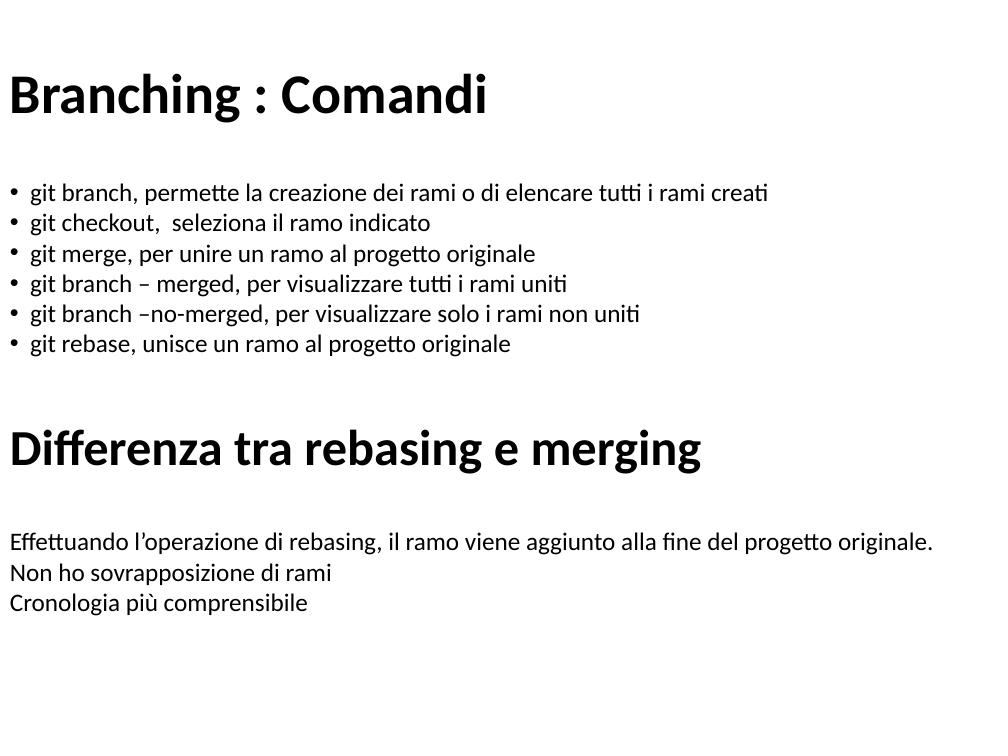
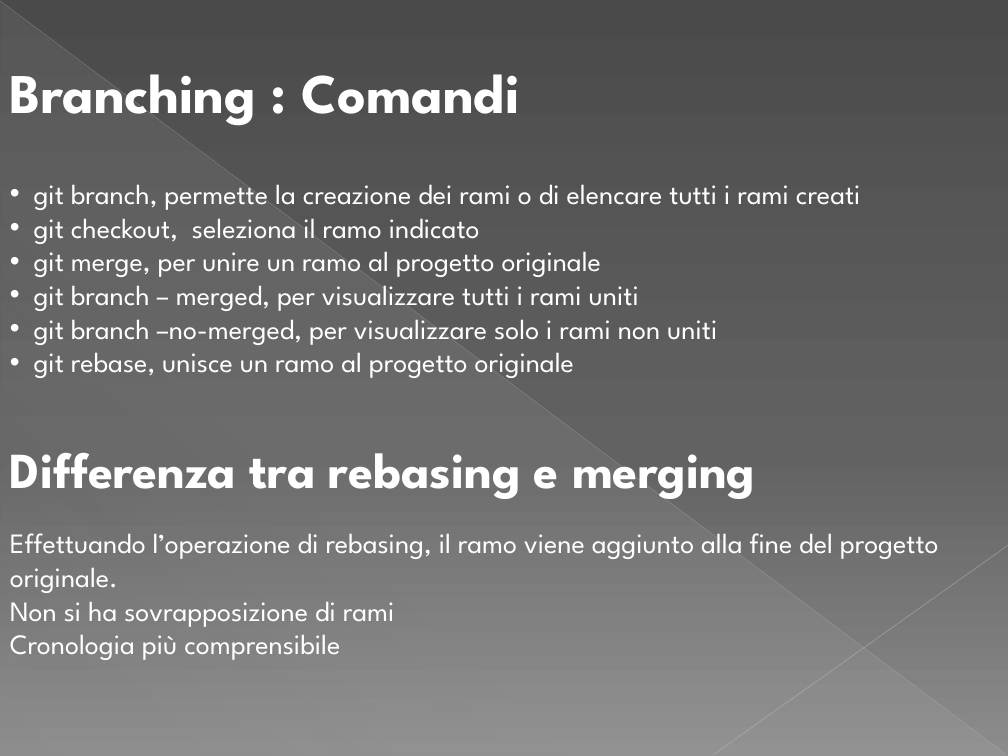
Before and after one commit to IlPep/PresentazioneLaurea, a slide deck: slide 11 of Presentazione tesi.pptx (slide 10 before the commit). Drawn at 1008x756 pixels with LibreOffice and Linux fonts; fonts in the diff are those of the drawing. Boxes give left, top, right and bottom in pixels: in the first picture for what was removed or moved away, otherwise in the second. Text is boxed around its words. In the diff, an @@ line names an element or a change of style, - is before the commit and + after.

```diff
--- a/Presentazione tesi.pptx
+++ b/Presentazione tesi.pptx
@@ background #FFFFFF to gradient #4A4A4A to #626262 to #8C8C8C @@
@@ line added from (0, 1) to (1007, 755), #BFBFBF 0.39 pt @@
@@ right triangle added at [1, 2, 1007, 756], fill gradient #D2D2D2 @@
@@ text "Branching : Comandi" at [10, 74, 520, 126]: font Calibri to League Spartan, text colour #000000 to #FFFFFF @@
@@ text "git branch, permette la creazione ..." at [34, 184, 861, 378]: size 18 to 20 pt, font Calibri to League Spartan, text colour #000000 to #FFFFFF @@
@@ text "Differenza tra rebasing e merging" at [10, 453, 755, 499]: font Calibri to League Spartan, text colour #000000 to #FFFFFF @@
@@ text "Differenza tra rebasing e merging": place and size @@
-text "Differenza tra rebasing e merging" at [10, 429, 702, 474]
+text "Differenza tra rebasing e merging" at [10, 453, 755, 499]
@@ text at [10, 533, 939, 660]: size 18 to 20 pt, font Calibri to League Spartan, text colour #000000 to #FFFFFF in "Effettuando l’operazione di rebasing, il ramo viene ...", "Cronologia più comprensibile" @@
@@ line added from (1008, 545) to (713, 755), #C6C6C6 0.47 pt @@
@@ text at [10, 602, 395, 627]: text changed; size 18 to 20 pt; font Calibri to League Spartan; text colour #000000 to #FFFFFF @@
-Non ho sovrapposizione di rami
+Non si ha sovrapposizione di rami
```
Also in this commit, not shown: 12 other slides changed, 4 slides added, 2 slides removed, 1 other file.
